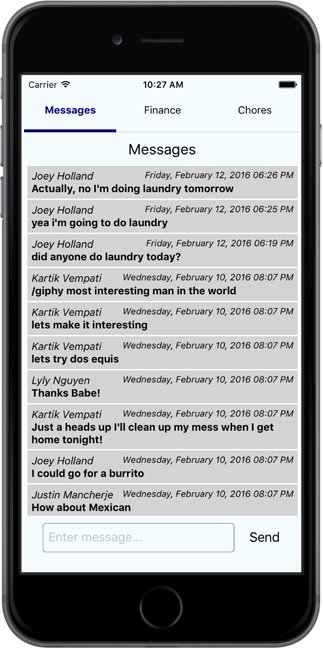
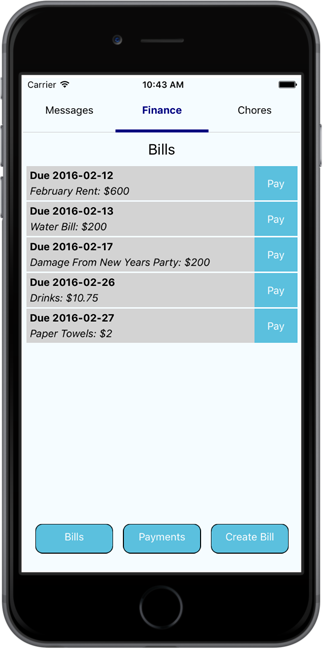
Revision of a layered (323, 649) image; what changed, layer by layer:
added layer "Layer 1" above "messages" over left=23, top=78, right=300, bottom=571
renamed "Layer 1" to "messages", hid it over left=24, top=77, right=300, bottom=555
